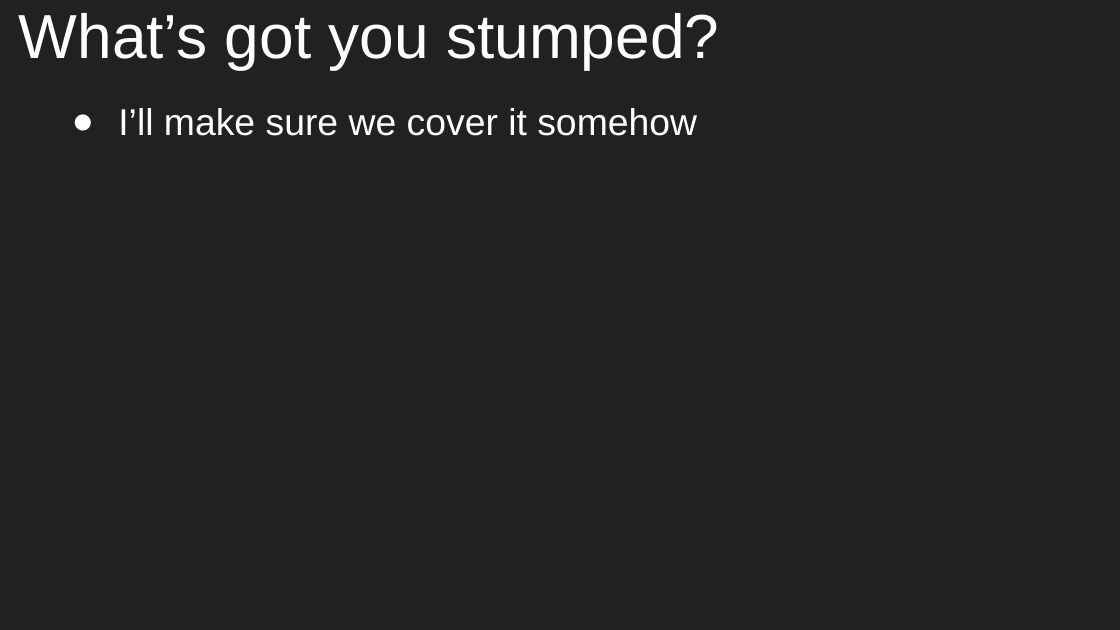
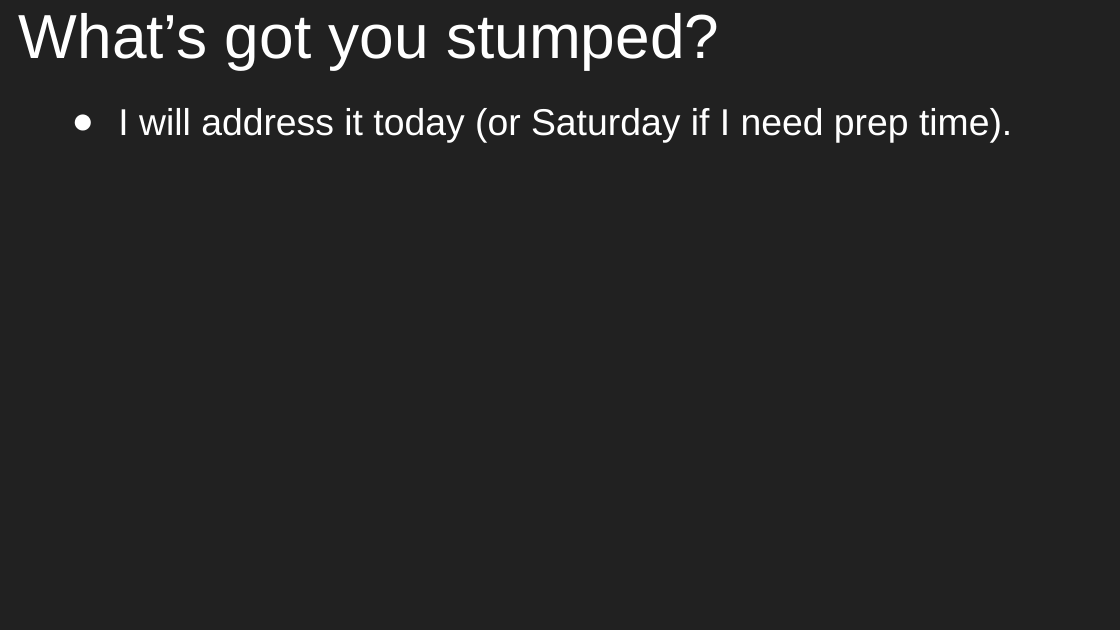
Before and after one commit to aleesham/lc101-unit2, a slide deck: slide 7 of slides/Unit 2 - LC 101 - Class 7.pptx (slide 3 before the commit). Drawn at 1120x630 pixels with LibreOffice and Linux fonts; fonts in the diff are those of the drawing. Boxes give left, top, right and bottom in pixels: in the first picture for what was removed or moved away, otherwise in the second. Text is boxed around its words. In the diff, an @@ line names an element or a change of style, - is before the commit and + after.

```diff
--- a/slides/Unit 2 - LC 101 - Class 7.pptx
+++ b/slides/Unit 2 - LC 101 - Class 7.pptx
@@ text at [118,108,1012,143]: text changed @@
-● I’ll make sure we cover it somehow
+● I will address it today (or Saturday if I need prep time).
```
Also in this commit, not shown: 1 other slide changed, 6 slides added, 1 slide removed.
